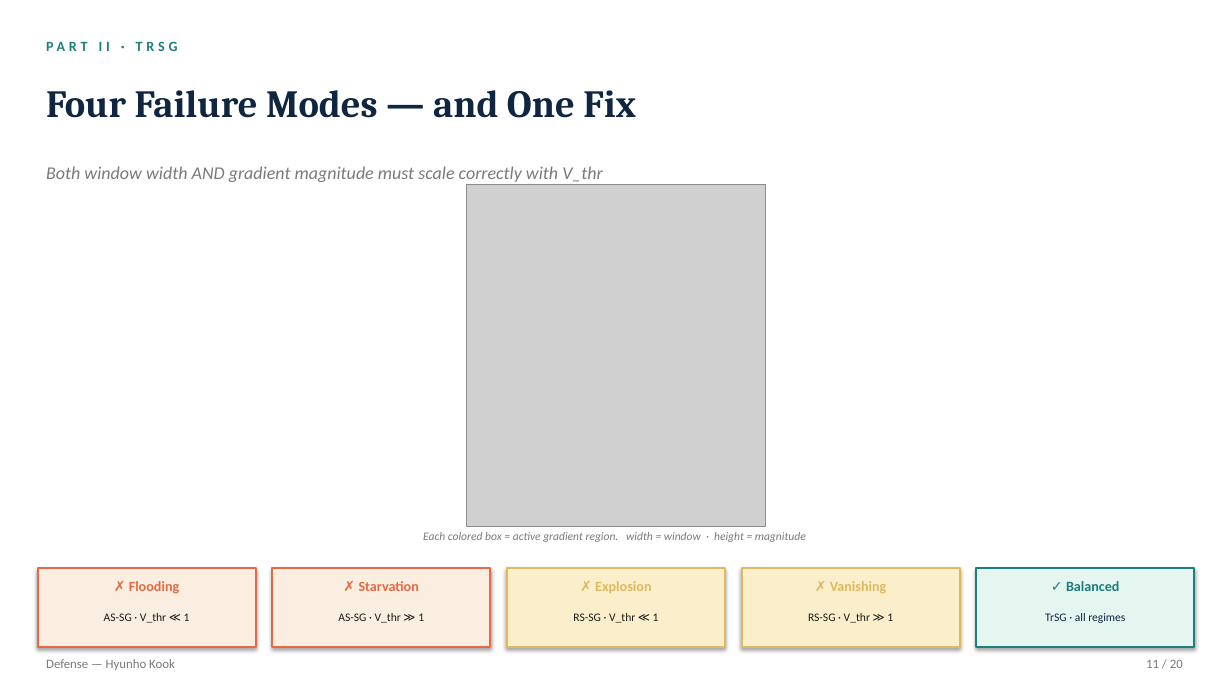
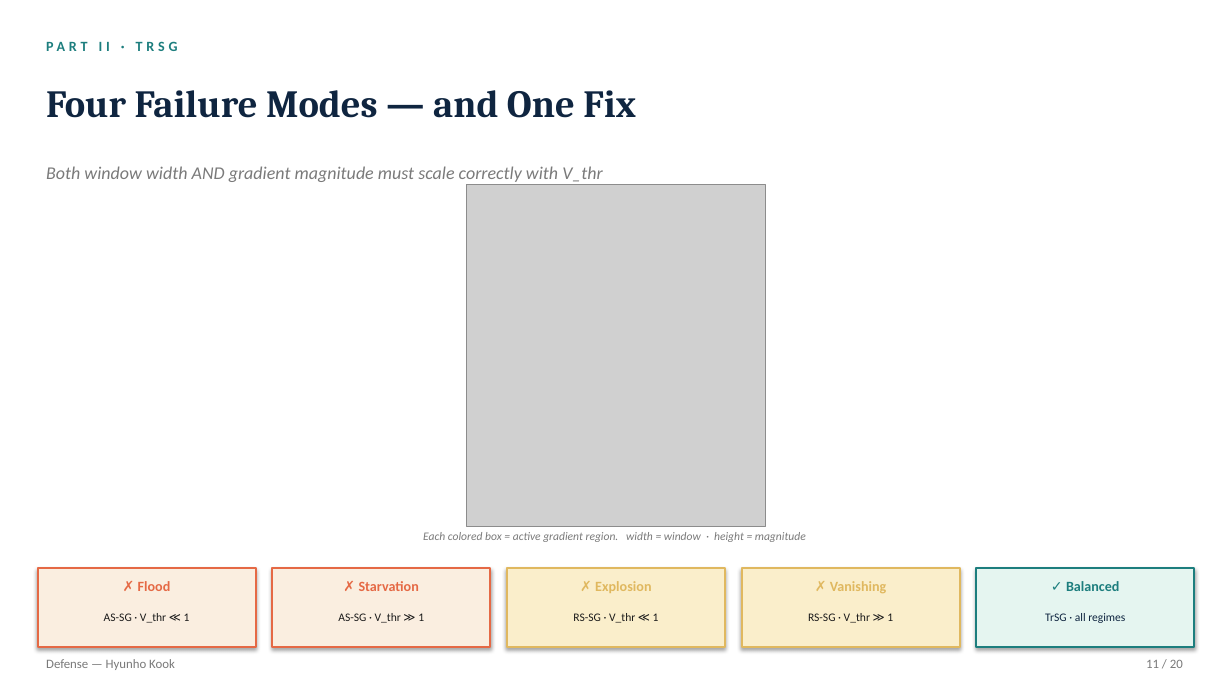
Before and after one commit to kookhh0827/POSTECH_thesis_template_latex, a slide deck: slide 11 of Hyunho_Kook_Master_Defense.pptx. Drawn at 1232x693 pixels with LibreOffice and Linux fonts; fonts in the diff are those of the drawing; grey boxes stand for pictures. Boxes give left, top, right and bottom in pixels: in the first picture for what was removed or moved away, otherwise in the second. Text is boxed around its words. In the diff, an @@ line names an element or a change of style, - is before the commit and + after.

```diff
--- a/Hyunho_Kook_Master_Defense.pptx
+++ b/Hyunho_Kook_Master_Defense.pptx
@@ text at box(138, 581, 171, 591): text changed @@
-✗ Flooding
+✗ Flood
```
Also in this commit, not shown: 7 other slides changed, 5 other files.
